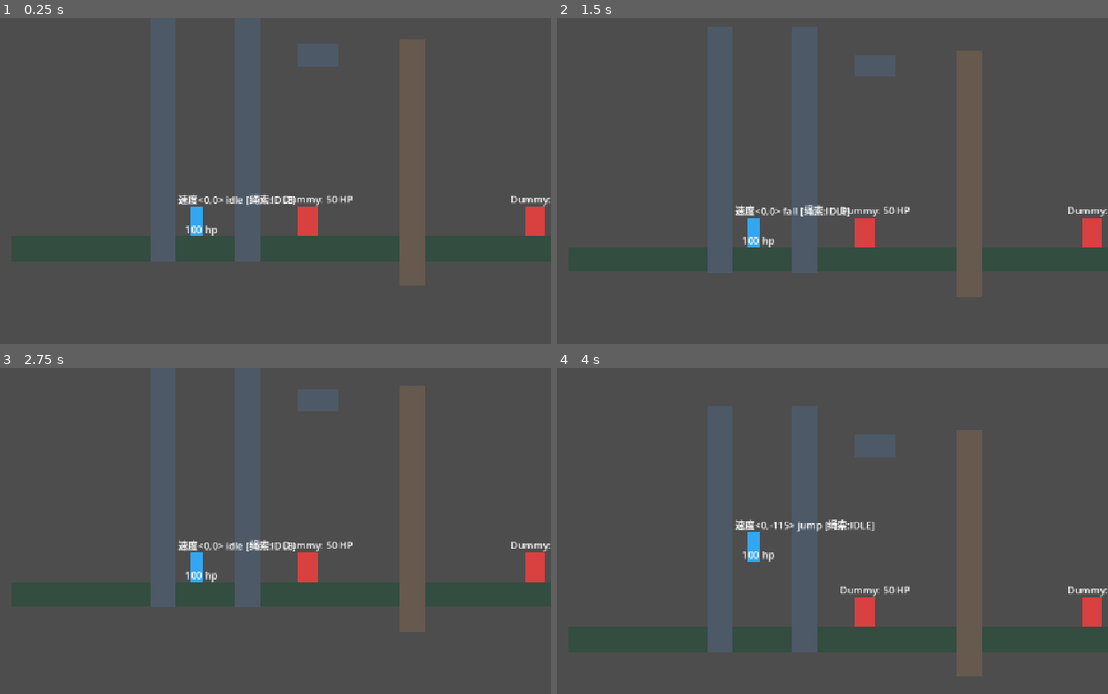
Above: before the commit, frames 1-4 (two rows, left to right).
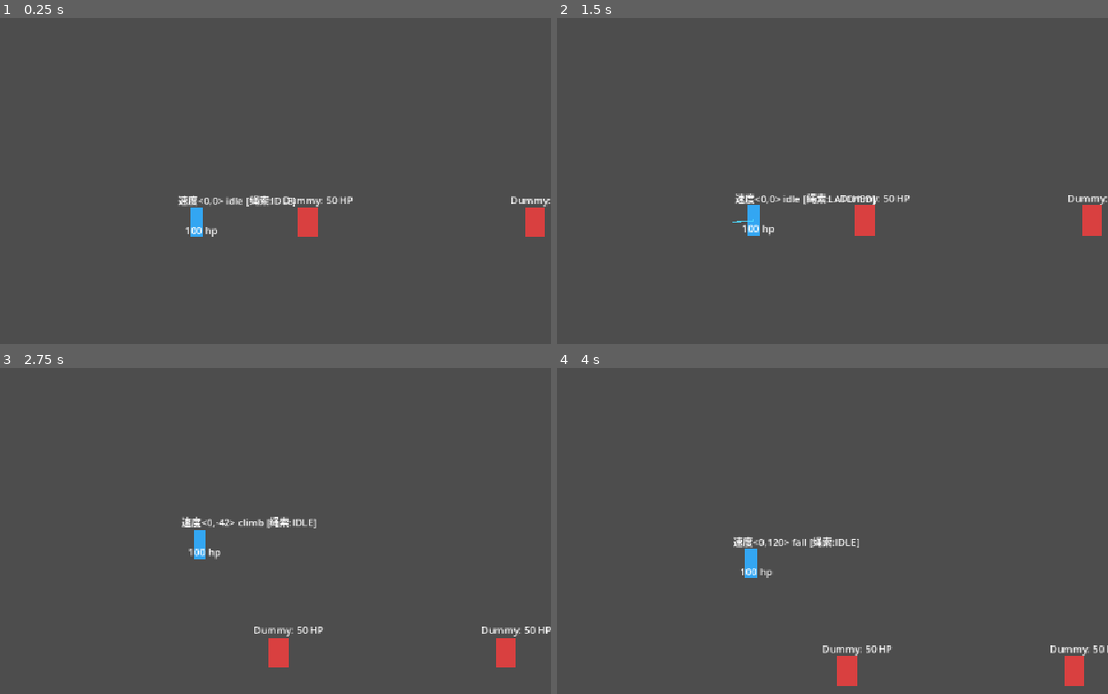
Above: after the commit, the same moments.

Repository: night-silhouette/SpotlightGameJam
Game: Godot game, scene res://Code/Entities/TestWorld/TestWorld.tscn
Two runs of this game, one before a commit and one after it. Both use one fixed random seed, a clock stepped at 60 frames per second and the inputs below.
Inputs (mouse positions are in pixels of both pictures, inside the frame that each line leads up to):
- Up to frame 1 (0.25 s): no input
- Up to frame 2 (1.5 s): tap Enter at 0.5 s; move the mouse to (909, 197) at 0.52 s; press the mouse at (909, 197) at 0.53 s; hold W (up) 0.53-1.25 s; tap Space (jump) at 0.77, 1.07 s; tap K (rope_shoot, bound only before the commit) at 0.8 s; release the mouse at (909, 197) at 1.25 s; drag from (612, 236) to (865, 246) at 1.27 s
- Up to frame 3 (2.75 s): move the mouse to (269, 478) at 2.02 s; hold W (up) from 2.03 s (still down); hold Right mouse button (rope_swing, bound only after the commit) from 2.03 s (still down); click (269, 478) at 2.17 s; tap L (rope_swing, bound only before the commit) at 2.3 s
- Up to frame 4 (4 s): release W (up) at 2.75 s; release Right mouse button (rope_swing, bound only after the commit) at 2.75 s; drag from (716, 648) to (1091, 566) at 2.77 s; move the mouse to (964, 625) at 3.52 s; hold S (down) from 3.53 s (still down); hold Space (jump) from 3.53 s (still down); click (964, 625) at 3.8 s

The runs differ from the first frame. In frame 1, 18% of the frame differs, in the area x 2-100%, y 0-83%; in frame 2, 19%; in frame 3, 20%; in frame 4, 20%, in the area x 2-100%, y 11-98%.

Commit message:
绳索初版

Diff:
--- a/src/Code/Autoloads/ExportSettings.gd
+++ b/src/Code/Autoloads/ExportSettings.gd
@@ -1 +1,56 @@
 extends Node
+
+## 玩家与全局导出配置项 (ExportSettings)
+## 供设计人员与开发者统一调整角色移动、跳跃、冲刺、受击、绳索等各项数值
+
+@export_category("Player Settings")
+
+@export_group("Movement & Physics", "player_")
+## 角色水平移动最大速度
+@export var player_speed: float = 230.0
+## 角色地面/空中水平移动加速度
+@export var player_acceleration: float = 2500.0
+## 角色水平停止摩擦力/减速度
+@export var player_friction: float = 3000.0
+## 跳跃初速度
+@export var player_jump_speed: float = 380.0
+## 长按跳跃滞空调节能力系数 (影响跳跃手感曲线)
+@export var player_jump_ability: float = 0.85
+## 蹬墙跳垂直弹跳力与水平反冲基数
+@export var player_climb_ability: float = 480.0
+## 贴墙滑落时的最大下落速度限制
+@export var player_max_fall_speed: float = 120.0
+
+@export_group("Dash", "player_dash_")
+## 冲刺持续时间 (秒)
+@export var player_dash_time: float = 0.15
+## 冲刺位移速度
+@export var player_dash_speed: float = 700.0
+## 冲刺冷却间隔 (秒)
+@export var player_dash_span: float = 0.65
+
+@export_group("Combat & Health", "player_")
+## 玩家最大生命值
+@export var player_max_hp: float = 100.0
+## 受到伤害时的硬直顿挫时间 (秒)
+@export var player_hurt_time: float = 0.15
+## 受伤后的无敌免伤时间 (秒)
+@export var player_unbeatable_time: float = 0.3
+
+@export_group("Rope & Grapple", "rope_")
+## 绳索最大有效射程距离
+@export var rope_max_length: float = 350.0
+## 命中目标后处于待命决策窗口期的持续时间 (秒)
+@export var rope_window_duration: float = 0.6
+## 再次按下射击键将自身高速拉向命中点的飞行速度
+@export var rope_pull_speed: float = 850.0
+## 拉拽判定为已到达挂钩点的阈值距离
+@export var rope_pull_arrive_distance: float = 35.0
+## 摆动受重力影响缩放因子
+@export var rope_swing_gravity_scale: float = 1.0
+## 摆动时玩家通过左右移动输入所施加的切向角加速度
+@export var rope_swing_input_accel: float = 1800.0
+## 摆动阻尼衰减系数
+@export var rope_swing_damping: float = 0.15
+## 绳索射线检测碰撞层级掩码 (默认层1 world + 层3 entity = 5)
+@export_flags_2d_physics var rope_collision_mask: int = 5
--- a/src/Code/Entities/Player/Player.gd
+++ b/src/Code/Entities/Player/Player.gd
@@ -55,7 +55,25 @@
 var hurt_lock: bool = true
 var wall_jump_lock_dir: int = 0
 
+func _sync_from_export_settings() -> void:
+	if ExportSettings:
+		speed = ExportSettings.player_speed
+		accerleration = ExportSettings.player_acceleration
+		friction = ExportSettings.player_friction
+		jump_speed = ExportSettings.player_jump_speed
+		jump_ability = ExportSettings.player_jump_ability
+		climb_ability = ExportSettings.player_climb_ability
+		max_fall_speed = ExportSettings.player_max_fall_speed
+		dash_time = ExportSettings.player_dash_time
+		dash_speed = ExportSettings.player_dash_speed
+		dash_span = ExportSettings.player_dash_span
+		hurt_time = ExportSettings.player_hurt_time
+		unbeatable_time = ExportSettings.player_unbeatable_time
+		Max_HP = ExportSettings.player_max_hp
+		now_HP = ExportSettings.player_max_hp
+
 func _ready() -> void:
+	_sync_from_export_settings()
 	move_state_machine.init(self, ani_move, gameInputControl)
 
 	gameInputControl.special_state_start.connect(func(_state): is_special_state = true)
--- a/src/Code/Entities/Player/Player.tscn
+++ b/src/Code/Entities/Player/Player.tscn
@@ -107,9 +107,9 @@
 offset_right = 21.0
 offset_bottom = 24.0
 
-[node name="RopeController" type="Node2D" parent="." unique_id=2781903456]
+[node name="RopeController" type="Node2D" parent="." unique_id=-1513063840]
 script = ExtResource("13_rope")
 
-[node name="Line2D" type="Line2D" parent="RopeController" unique_id=3194857210]
+[node name="Line2D" type="Line2D" parent="RopeController" unique_id=-1100110086]
 width = 2.5
 default_color = Color(0.3, 0.85, 1, 0.9)
--- a/src/Code/Entities/Player/RopeController.gd
+++ b/src/Code/Entities/Player/RopeController.gd
@@ -43,7 +43,19 @@
 @onready var player: Player = get_parent() as Player
 @onready var line_2d: Line2D = $Line2D
 
+func _sync_from_export_settings() -> void:
+	if ExportSettings:
+		max_rope_length = ExportSettings.rope_max_length
+		window_duration = ExportSettings.rope_window_duration
+		pull_speed = ExportSettings.rope_pull_speed
+		pull_arrive_distance = ExportSettings.rope_pull_arrive_distance
+		swing_gravity_scale = ExportSettings.rope_swing_gravity_scale
+		swing_input_accel = ExportSettings.rope_swing_input_accel
+		swing_damping = ExportSettings.rope_swing_damping
+		collision_mask = ExportSettings.rope_collision_mask
+
 func _ready() -> void:
+	_sync_from_export_settings()
 	if not line_2d:
 		line_2d = Line2D.new()
 		line_2d.name = "Line2D"
@@ -57,8 +69,13 @@
 		return
 
 	if event.is_action_pressed("rope_shoot"):
+		get_viewport().set_input_as_handled()
 		_on_rope_shoot_pressed()
+	elif event.is_action_released("rope_shoot"):
+		get_viewport().set_input_as_handled()
+		_on_rope_shoot_released()
 	elif event.is_action_pressed("rope_swing"):
+		get_viewport().set_input_as_handled()
 		_on_rope_swing_pressed()
 	elif event.is_action_pressed("jump"):
 		_on_jump_pressed()
@@ -116,8 +133,17 @@
 			# 再次按射绳键提前脱钩并飞跃
 			_finish_pull(true)
 		RopeState.SWINGING:
-			# 荡绳时按射绳键可转为拉向挂点
+			# 荡绳时再次按左键可转为高速拉向挂点
 			_start_pull()
+
+func _on_rope_shoot_released() -> void:
+	match current_state:
+		RopeState.LATCHED:
+			# 松开左键触发拉过去
+			_start_pull()
+		RopeState.SWINGING:
+			# 长按荡绳后松开左键，脱钩飞出保留惯性
+			_finish_swing(false)
 
 func _on_rope_swing_pressed() -> void:
 	match current_state:
@@ -193,20 +219,30 @@
 	window_timer -= delta
 	_update_line()
 
-	# 窗口期内减缓下落速度，给予良好的反应窗口
-	if not player.is_on_floor() and player.velocity.y > 60.0:
+	# 窗口期内：仅当挂钩点在玩家上方（绳索朝上提拉玩家）时才减缓下落速度；若朝下勾中则不产生减速
+	var is_hook_above = hook_point.y < player.global_position.y
+	if is_hook_above and not player.is_on_floor() and player.velocity.y > 60.0:
 		player.velocity.y = move_toward(player.velocity.y, 60.0, 1200.0 * delta)
 
+	# 若玩家一直长按射绳键（左键），并在窗口期过去一定时间（长按判定），则自动转为荡绳（Swing）
+	if Input.is_action_pressed("rope_shoot"):
+		if (window_duration - window_timer) >= 0.16:
+			_start_swing()
+			return
+
+	# 窗口期结束时，拉拽自己过去
 	if window_timer <= 0.0:
-		_release_rope(true)
-	elif player.is_on_floor() and window_timer < window_duration - 0.15:
-		_release_rope(true)
+		_start_pull()
 
 func _start_pull() -> void:
 	_sync_hook_point()
 	current_state = RopeState.PULLING
 	pull_timer = 0.0
 	player.is_special_state = true
+	# 若在地面上拉拽，先给予微小的垂直离地抬升，脱离地面摩擦和地板碰撞阻挡
+	if player.is_on_floor():
+		player.position.y -= 3.0
+		player.velocity.y = -80.0
 	_update_line()
 
 func _process_pulling(delta: float) -> void:
@@ -246,16 +282,20 @@
 	swing_angle = atan2(rel.x, rel.y)
 
 	var tangent = Vector2(cos(swing_angle), -sin(swing_angle))
-	var initial_tangent_speed = player.velocity.dot(tangent)
-
-	# 给予更顺畅的初速度启动感
-	if abs(initial_tangent_speed) < 260.0:
-		var start_dir = float(player.face_dir)
+	# 自然承接玩家当前已有的切向分速度，绝不主动注入任何反向/倒退速度
+	var current_tangent_speed = player.velocity.dot(tangent)
+
+	# 仅当玩家有明确的左右方向键输入时，才顺着玩家所按的方向给一个初速度
+	if abs(current_tangent_speed) < 100.0:
 		if player.gameInputControl and player.gameInputControl.row_dir != 0.0:
-			start_dir = sign(player.gameInputControl.row_dir)
-		initial_tangent_speed = 420.0 * start_dir
-
-	swing_angular_velocity = initial_tangent_speed / swing_radius
+			var input_dir = sign(player.gameInputControl.row_dir)
+			# tangent.x > 0 时代表顺时针，与向右运动同向
+			var dir_sign = 1.0 if (tangent.x * input_dir >= 0) else -1.0
+			current_tangent_speed = 350.0 * dir_sign
+		else:
+			current_tangent_speed = 0.0
+
+	swing_angular_velocity = current_tangent_speed / swing_radius
 	_update_line()
 
 func _process_swinging(delta: float) -> void:
@@ -274,21 +314,26 @@
 	swing_angular_velocity *= (1.0 - swing_damping * delta)
 	swing_angular_velocity += alpha * delta
 
-	swing_angle += swing_angular_velocity * delta
-	swing_angle = clamp(swing_angle, -PI * 0.46, PI * 0.46)
-
-	var target_pos = hook_point + Vector2(sin(swing_angle), cos(swing_angle)) * swing_radius
+	var next_angle = swing_angle + swing_angular_velocity * delta
+	next_angle = clamp(next_angle, -PI * 0.46, PI * 0.46)
+
+	# 计算单摆预期位移并通过 move_and_collide 进行严格物理碰撞检测，杜绝穿墙
+	var target_pos = hook_point + Vector2(sin(next_angle), cos(next_angle)) * swing_radius
+	var motion = target_pos - player.global_position
+
+	var collision = player.move_and_collide(motion)
+	if collision:
+		# 发生碰撞（碰墙或碰地），反弹并阻尼角速度，更新实际角度与绳长
+		swing_angular_velocity = -swing_angular_velocity * 0.35
+		var actual_rel = player.global_position - hook_point
+		swing_radius = clamp(actual_rel.length(), 40.0, max_rope_length)
+		swing_angle = atan2(actual_rel.x, actual_rel.y)
+	else:
+		swing_angle = next_angle
+
 	var tangent = Vector2(cos(swing_angle), -sin(swing_angle))
-	var current_tangent_speed = swing_angular_velocity * swing_radius
-
-	player.velocity = tangent * current_tangent_speed
-	player.global_position = target_pos
-
-	_update_line()
-
-	if player.is_on_wall():
-		# 撞墙微反弹
-		swing_angular_velocity = -swing_angular_velocity * 0.5
+	player.velocity = tangent * (swing_angular_velocity * swing_radius)
+	_update_line()
 
 func _finish_swing(with_jump_boost: bool) -> void:
 	var tangent = Vector2(cos(swing_angle), -sin(swing_angle))
--- a/src/Code/Entities/TestWorld/TestWorld.tscn
+++ b/src/Code/Entities/TestWorld/TestWorld.tscn
@@ -4,7 +4,7 @@
 [ext_resource type="PackedScene" path="res://Code/Entities/Dummy/TestDummy.tscn" id="2_dummy"]
 
 [sub_resource type="RectangleShape2D" id="RectangleShape2D_ground"]
-size = Vector2(1400, 40)
+size = Vector2(2578.5789, 36.360565)
 
 [sub_resource type="RectangleShape2D" id="RectangleShape2D_wall"]
 size = Vector2(40, 400)
@@ -13,17 +13,13 @@
 
 [node name="Ground" type="StaticBody2D" parent="." unique_id=902671158]
 position = Vector2(500, 500)
+scale = Vector2(1.0390832, 1.0390832)
 collision_mask = 6
 
 [node name="CollisionShape2D" type="CollisionShape2D" parent="Ground" unique_id=1431390624]
+position = Vector2(589.2894, 1.8197327)
+scale = Vector2(0.99999994, 0.99999994)
 shape = SubResource("RectangleShape2D_ground")
-
-[node name="ColorRect" type="ColorRect" parent="Ground" unique_id=2038079717]
-offset_left = -700.0
-offset_top = -20.0
-offset_right = 700.0
-offset_bottom = 20.0
-color = Color(0.2, 0.3, 0.25, 1)
 
 [node name="LeftWall" type="StaticBody2D" parent="." unique_id=1641191302]
 position = Vector2(45, 321)
@@ -32,13 +28,6 @@
 [node name="CollisionShape2D" type="CollisionShape2D" parent="LeftWall" unique_id=2071367086]
 shape = SubResource("RectangleShape2D_wall")
 
-[node name="ColorRect" type="ColorRect" parent="LeftWall" unique_id=1606409304]
-offset_left = -20.0
-offset_top = -200.0
-offset_right = 20.0
-offset_bottom = 200.0
-color = Color(0.3, 0.35, 0.4, 1)
-
 [node name="LeftWall2" type="StaticBody2D" parent="." unique_id=789970730]
 position = Vector2(183, 321)
 collision_mask = 6
@@ -46,15 +35,8 @@
 [node name="CollisionShape2D" type="CollisionShape2D" parent="LeftWall2" unique_id=1698908870]
 shape = SubResource("RectangleShape2D_wall")
 
-[node name="ColorRect" type="ColorRect" parent="LeftWall2" unique_id=387547666]
-offset_left = -20.0
-offset_top = -200.0
-offset_right = 20.0
-offset_bottom = 200.0
-color = Color(0.3, 0.35, 0.4, 1)
-
 [node name="LeftWall3" type="StaticBody2D" parent="." unique_id=444993483]
-position = Vector2(297, 185.00003)
+position = Vector2(1122.0001, 251)
 rotation = -1.5707964
 scale = Vector2(-0.9068033, 0.16785803)
 collision_mask = 6
@@ -62,26 +44,12 @@
 [node name="CollisionShape2D" type="CollisionShape2D" parent="LeftWall3" unique_id=1078455052]
 shape = SubResource("RectangleShape2D_wall")
 
-[node name="ColorRect" type="ColorRect" parent="LeftWall3" unique_id=1366769752]
-offset_left = -20.0
-offset_top = -200.0
-offset_right = 20.0
-offset_bottom = 200.0
-color = Color(0.3, 0.35, 0.4, 1)
-
 [node name="RightClimbWall" type="StaticBody2D" parent="." unique_id=133342367]
 position = Vector2(450, 360)
 collision_mask = 6
 
 [node name="CollisionShape2D" type="CollisionShape2D" parent="RightClimbWall" unique_id=724074565]
 shape = SubResource("RectangleShape2D_wall")
-
-[node name="ColorRect" type="ColorRect" parent="RightClimbWall" unique_id=1575481729]
-offset_left = -20.0
-offset_top = -200.0
-offset_right = 20.0
-offset_bottom = 200.0
-color = Color(0.4, 0.35, 0.3, 1)
 
 [node name="Player" parent="." unique_id=1668973208 instance=ExtResource("1_player")]
 position = Vector2(100, 440)
--- a/src/project.godot
+++ b/src/project.godot
@@ -32,6 +32,7 @@
 [editor]
 
 movie_writer/movie_file="/Users/night/Desktop/SpotlightGameJam/Movie/test.avi"
+movie_writer/fps=120
 
 [editor_plugins]
 
@@ -73,12 +74,12 @@
 }
 rope_shoot={
 "deadzone": 0.2,
-"events": [Object(InputEventKey,"resource_local_to_scene":false,"resource_name":"","device":-1,"window_id":0,"alt_pressed":false,"shift_pressed":false,"ctrl_pressed":false,"meta_pressed":false,"pressed":false,"keycode":0,"physical_keycode":75,"key_label":0,"unicode":107,"location":0,"echo":false,"script":null)
+"events": [Object(InputEventMouseButton,"resource_local_to_scene":false,"resource_name":"","device":-1,"window_id":0,"alt_pressed":false,"shift_pressed":false,"ctrl_pressed":false,"meta_pressed":false,"button_mask":0,"position":Vector2(0, 0),"global_position":Vector2(0, 0),"factor":1.0,"button_index":1,"canceled":false,"pressed":false,"double_click":false,"script":null)
 ]
 }
 rope_swing={
 "deadzone": 0.2,
-"events": [Object(InputEventKey,"resource_local_to_scene":false,"resource_name":"","device":-1,"window_id":0,"alt_pressed":false,"shift_pressed":false,"ctrl_pressed":false,"meta_pressed":false,"pressed":false,"keycode":0,"physical_keycode":76,"key_label":0,"unicode":108,"location":0,"echo":false,"script":null)
+"events": [Object(InputEventMouseButton,"resource_local_to_scene":false,"resource_name":"","device":-1,"window_id":0,"alt_pressed":false,"shift_pressed":false,"ctrl_pressed":false,"meta_pressed":false,"button_mask":0,"position":Vector2(0, 0),"global_position":Vector2(0, 0),"factor":1.0,"button_index":2,"canceled":false,"pressed":false,"double_click":false,"script":null)
 ]
 }
 
Not shown: 1 places in src/Code/Entities/Player/Player.tscn that only renumber resources
Not shown, changed: Movie/test.avi
